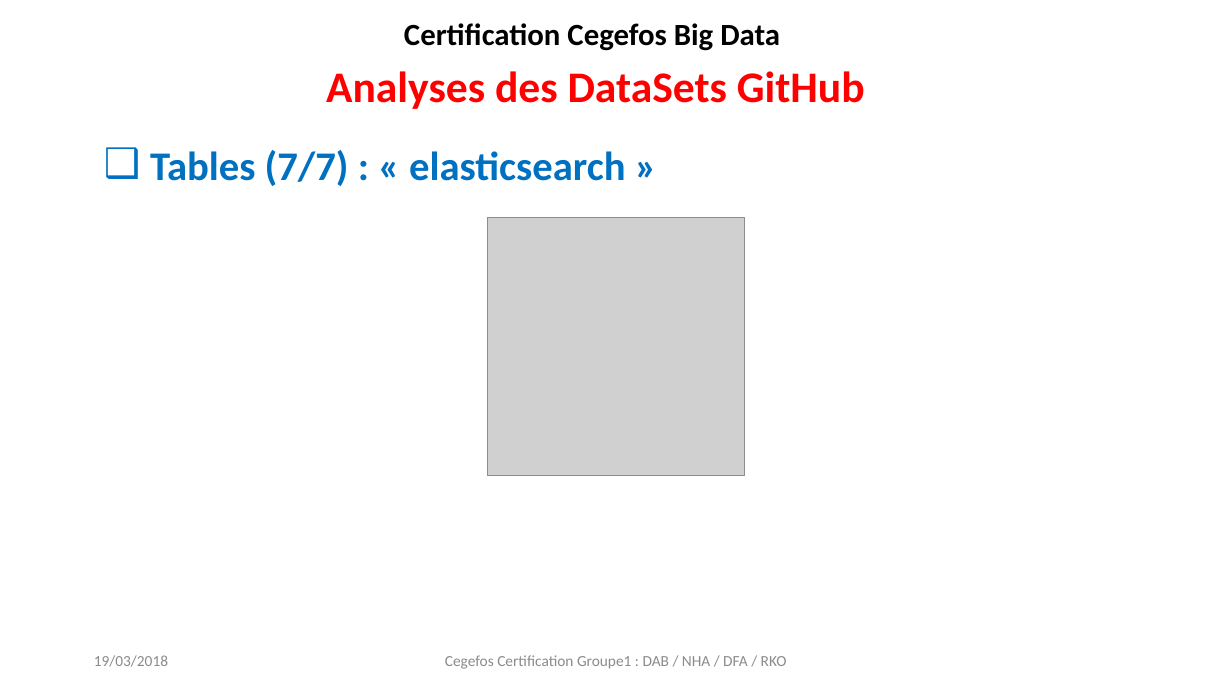
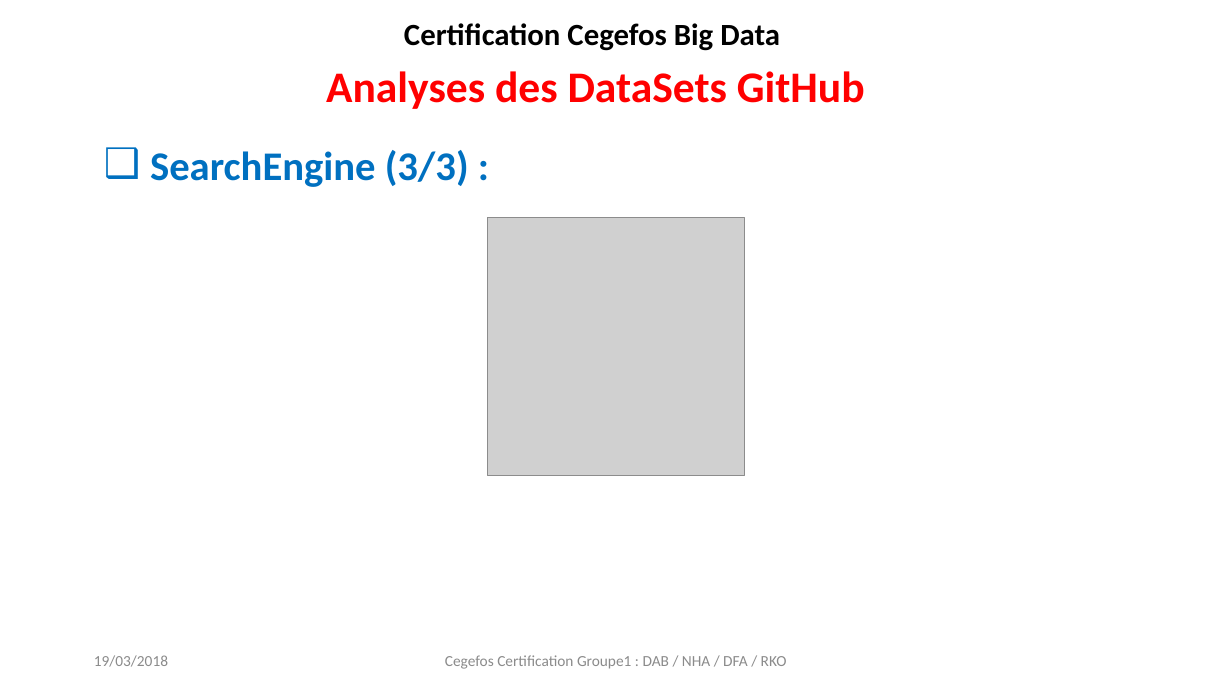
Before and after one commit to chams2012/bigDataGr1, a slide deck: slide 21 of projet_certification_github_group1.pptx (slide 24 before the commit). Drawn at 1232x693 pixels with LibreOffice and Linux fonts; fonts in the diff are those of the drawing; grey boxes stand for pictures. Boxes give left, top, right and bottom in pixels: in the first picture for what was removed or moved away, otherwise in the second. Text is boxed around its words. In the diff, an @@ line names an element or a change of style, - is before the commit and + after.

```diff
--- a/projet_certification_github_group1.pptx
+++ b/projet_certification_github_group1.pptx
@@ text at [150, 150, 469, 187]: text changed @@
-❑ Tables (7/7) : « elasticsearch »
+❑ SearchEngine (3/3) :
```
Also in this commit, not shown: 16 other slides changed, 2 other files.
